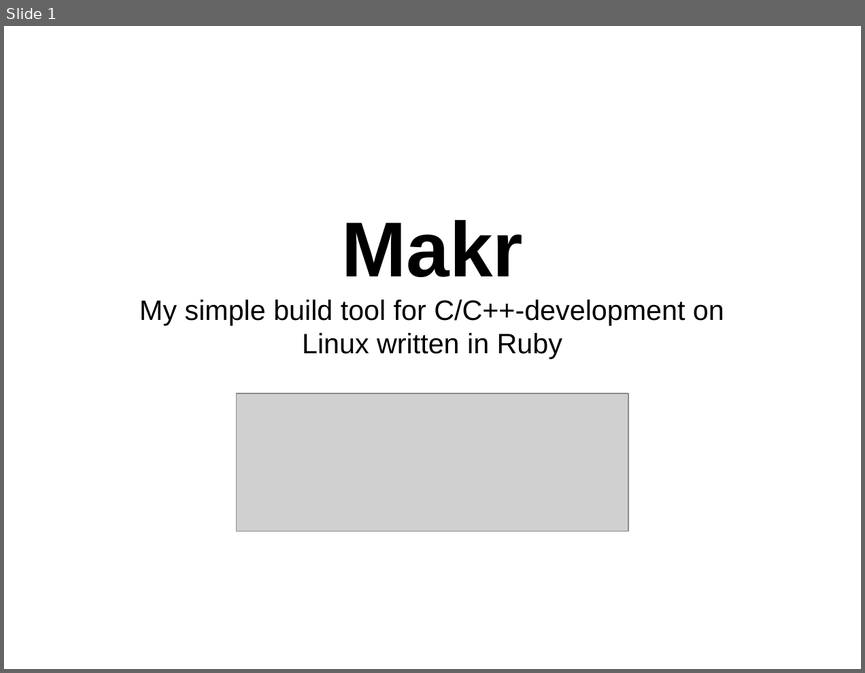
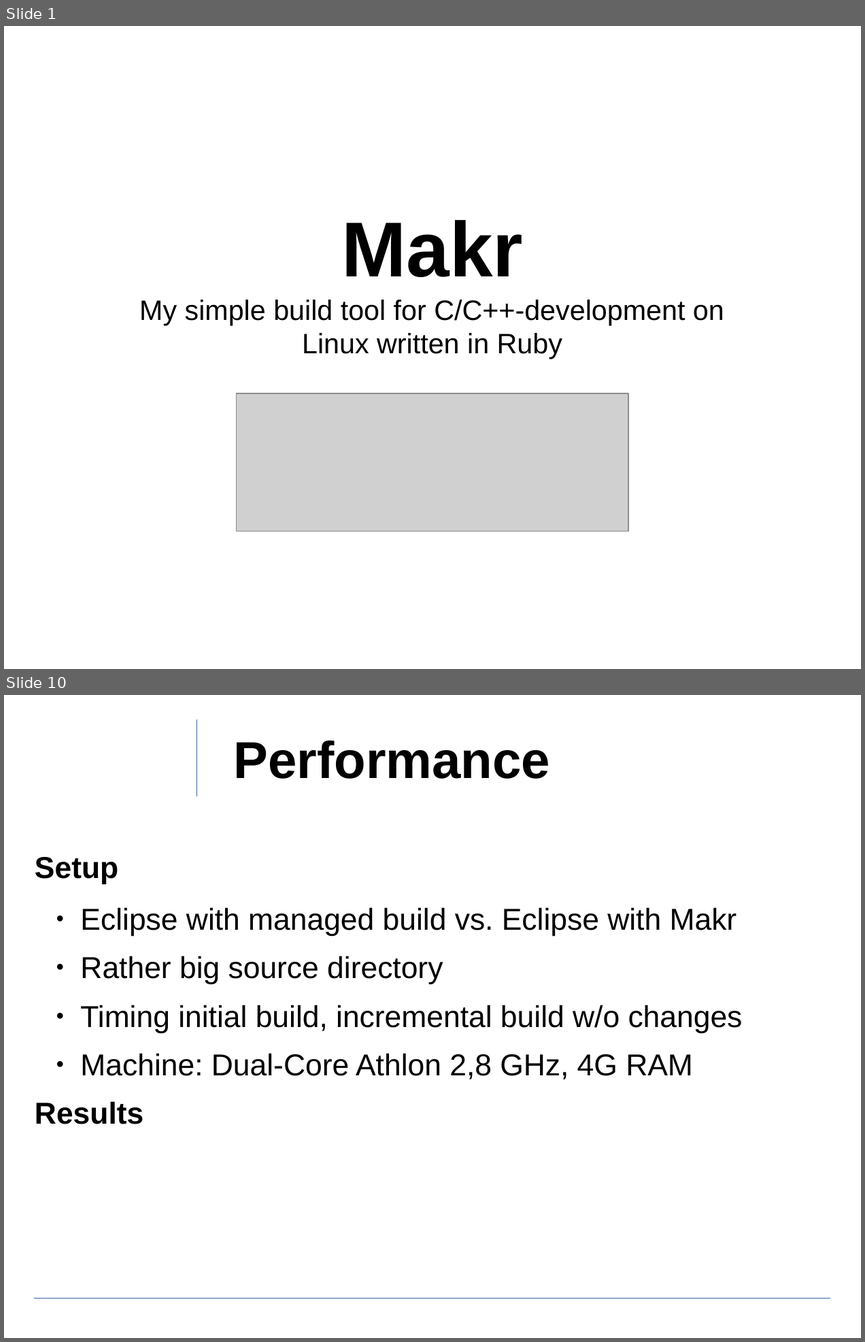
Before and after one commit to ewuenf/Makr, a slide deck: doc/concepts/Makr_Concepts.01.odp. Shown one above the other, each under a label of ours: slide 1 before the commit, slides 1 and 10 after it; the slides between them are not shown. The pictures are 865x673 and 865x1342 pixels, drawn with LibreOffice and Linux fonts; fonts in the diff are those of the drawing; grey boxes stand for pictures; background and template pictures are left out. Boxes give left, top, right and bottom in pixels: in the first picture for what was removed or moved away, otherwise in the second. Text is boxed around its words. In the diff, an @@ line names an element or a change of style, - is before the commit and + after.

```diff
--- a/doc/concepts/Makr_Concepts.01.odp
+++ b/doc/concepts/Makr_Concepts.01.odp
@@ slide 10 added at bbox=[4, 695, 861, 1338], background #FFFFFF @@
@@ line added from (197, 719) to (197, 796), #3465A4 0 pt @@
@@ title added at bbox=[233, 740, 549, 779], 48 pt, text #000000, bold @@
+Performance
@@ text added at bbox=[35, 857, 742, 1124], 28 pt, text #000000 @@
+Setup
+  ● Eclipse with managed build vs. Eclipse with Makr
+  ● Rather big source directory
+  ● Timing initial build, incremental build w/o changes
+  ● Machine: Dual-Core Athlon 2,8 GHz, 4G RAM
+Results
@@ line added from (35, 1298) to (830, 1298), #3465A4 0 pt @@
```
Also in this commit, not shown: 2 slides changed, 6 other slides added, 1 slide removed, 1 other file.
